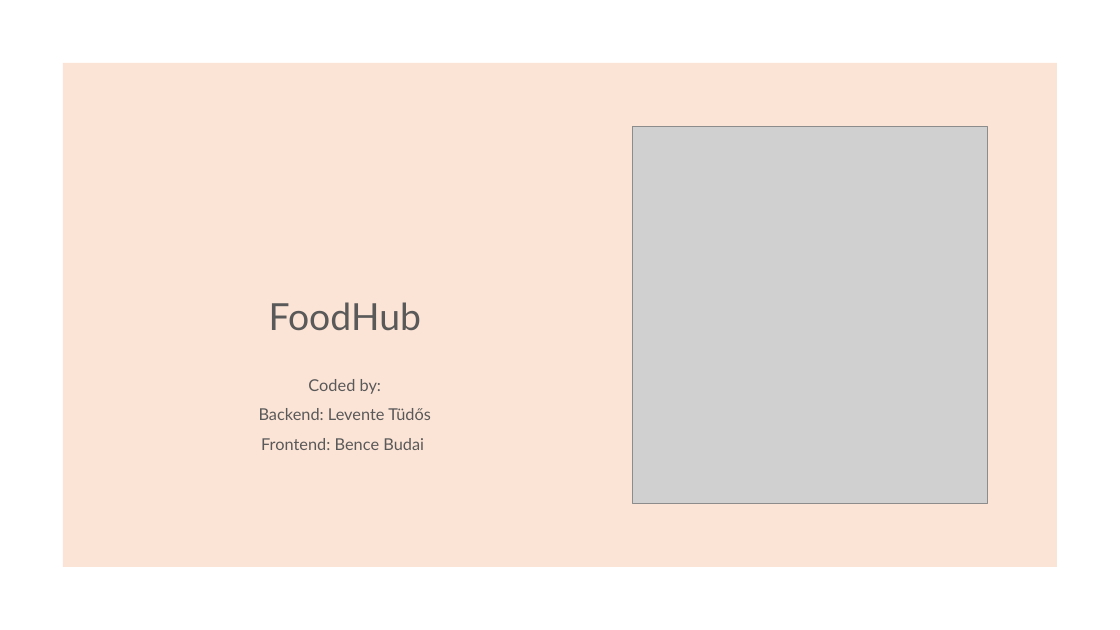
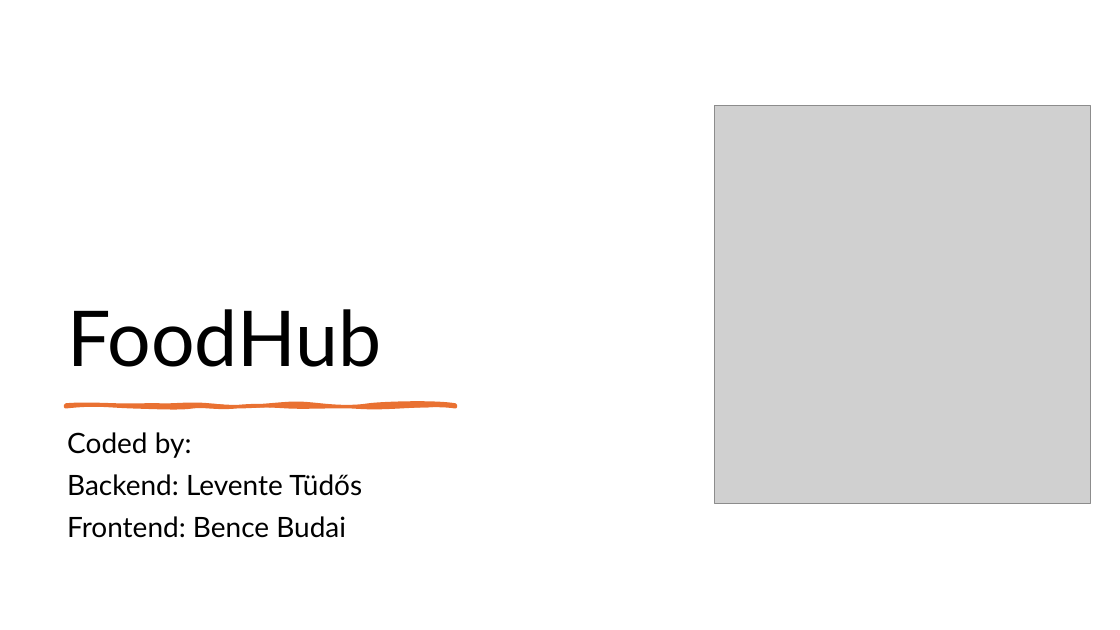
Before and after one commit to TudosLevente/ProjectWork, a slide deck: slide 1 of Docx/Projekt dokumentációk/FoodHub.pptx. Drawn at 1120x630 pixels with LibreOffice and Linux fonts; fonts in the diff are those of the drawing; grey boxes stand for pictures. Boxes give left, top, right and bottom in pixels: in the first picture for what was removed or moved away, otherwise in the second. Text is boxed around its words. In the diff, an @@ line names an element or a change of style, - is before the commit and + after.

```diff
--- a/Docx/Projekt dokumentációk/FoodHub.pptx
+++ b/Docx/Projekt dokumentációk/FoodHub.pptx
@@ title "FoodHub": place and size @@
-title "FoodHub" at [269, 302, 421, 331]
+title "FoodHub" at [67, 309, 381, 367]
@@ title "FoodHub" at [67, 309, 381, 367]: size 32 to 66 pt, text colour #595959 to #000000; alignment centre to left @@
@@ rectangle removed at [63, 63, 1057, 567] @@
@@ picture: place and size @@
-picture at [633, 127, 988, 503]
+picture at [715, 105, 1091, 503]
@@ freeform shape added at [66, 405, 455, 407], fill #E97132, outline #E97132 3 pt @@
@@ subtitle "Coded by:": place and size @@
-subtitle "Coded by:" at [259, 379, 431, 450]
+subtitle "Coded by:" at [67, 432, 362, 538]
@@ subtitle "Coded by:" at [67, 432, 362, 538]: size 14 to 24 pt, text colour #595959 to #000000; alignment centre to left @@
```
Also in this commit, not shown: 5 other slides changed, 2 other files.
